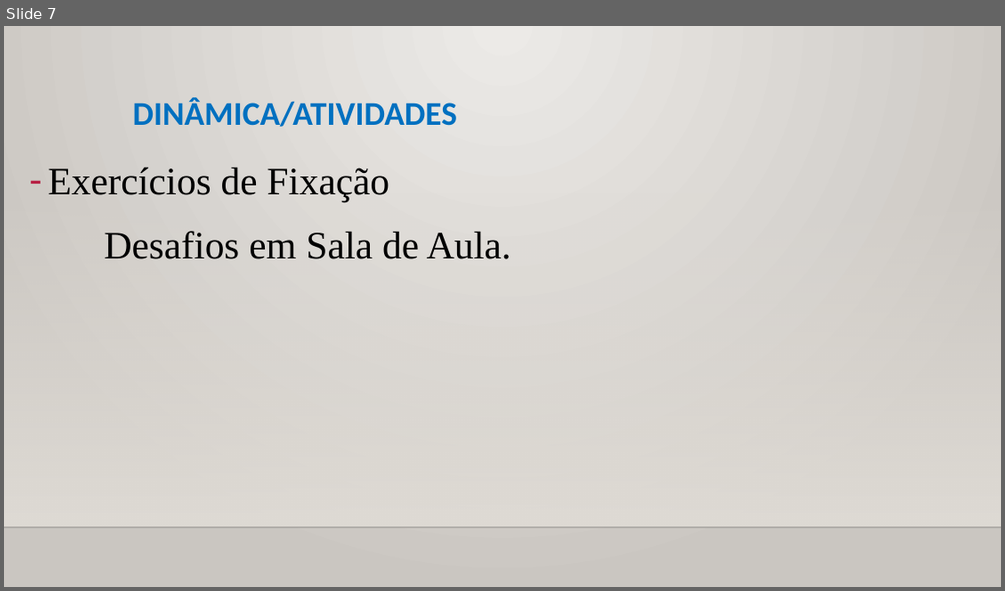
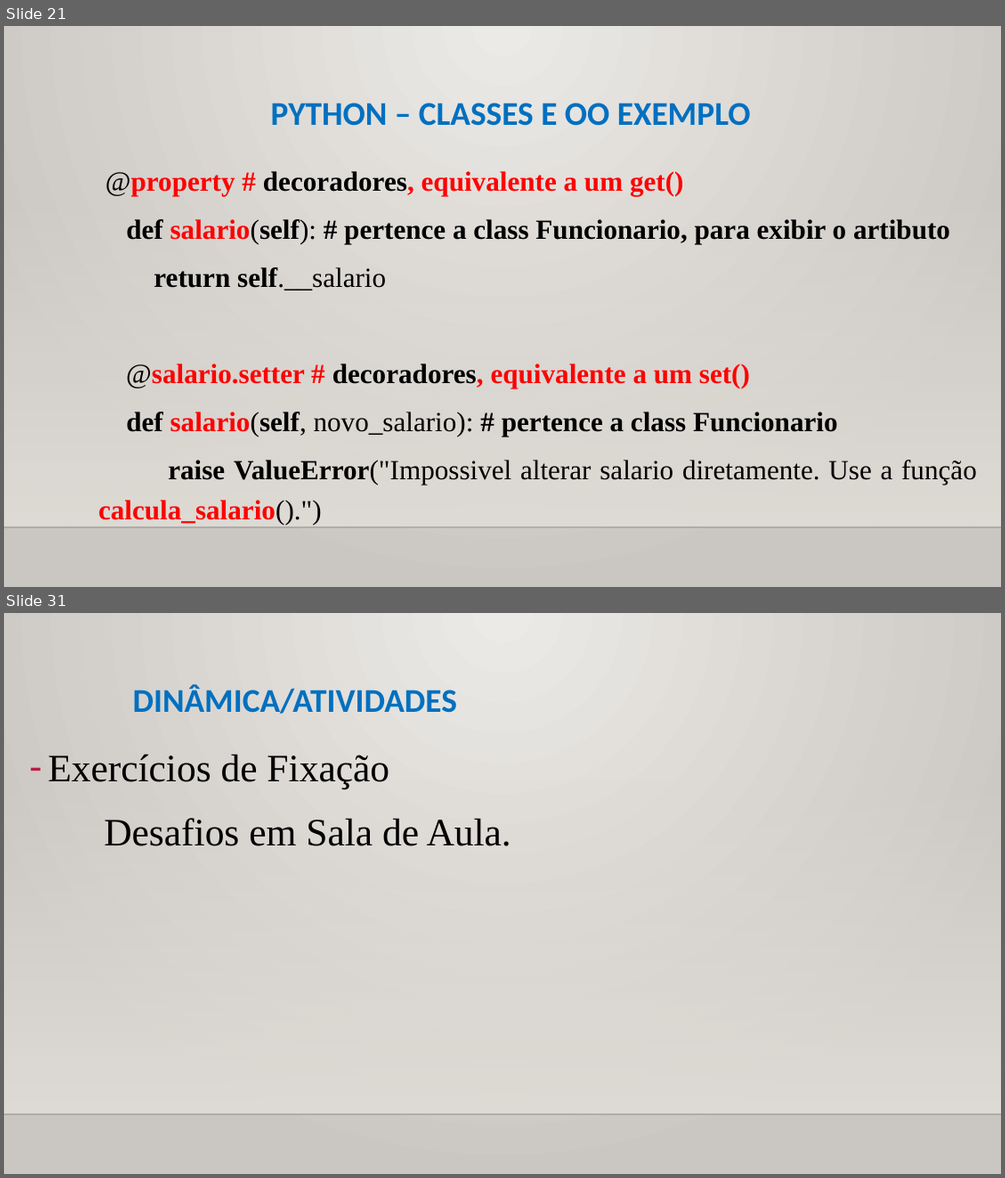
Before and after one commit to CloudEducationBrazil/WydenPythonParadigmas, a slide deck: 01 Classes/Aula 11 Programação Python - Classes - Orientação a Objetos.pptx. Shown one above the other, each under a label of ours: slide 7 before the commit, slides 21 and 31 after it; the slides between them are not shown. The pictures are 1005x591 and 1005x1178 pixels, drawn with LibreOffice and Linux fonts; fonts in the diff are those of the drawing; background and template pictures are left out. Boxes give left, top, right and bottom in pixels: in the first picture for what was removed or moved away, otherwise in the second. Text is boxed around its words. In the diff, an @@ line names an element or a change of style, - is before the commit and + after.

Commit message:
revisão pptss Banco de Dados CRUD python

```diff
--- a/01 Classes/Aula 11 Programação Python - Classes - Orientação a Objetos.pptx
+++ b/01 Classes/Aula 11 Programação Python - Classes - Orientação a Objetos.pptx
@@ slide 21 added at (x1=4, y1=26, x2=1001, y2=587), background picture (left out); not listed: 2 template elements that a slide beside it also shows @@
@@ title added at (x1=271, y1=103, x2=751, y2=126), 24 pt, text #0070C0, bold @@
+PYTHON – CLASSES E OO EXEMPLO
@@ text added at (x1=98, y1=171, x2=977, y2=524), 20 pt, text #000000, bold @@
+  @property # decoradores, equivalente a um get()
+  def salario(self): # pertence a class Funcionario, para exibir o artibuto
+  return self.__salario
+  @salario.setter # decoradores, equivalente a um set()
+  def salario(self, novo_salario): # pertence a class Funcionario
+  raise ValueError("Impossivel alterar salario diretamente. Use a função calcula_salario().")
@@ what was slide 7 is now slide 31 @@
```
Also in this commit, not shown: 3 slides changed, 24 other slides added, 1 slide removed, 4 other files.
